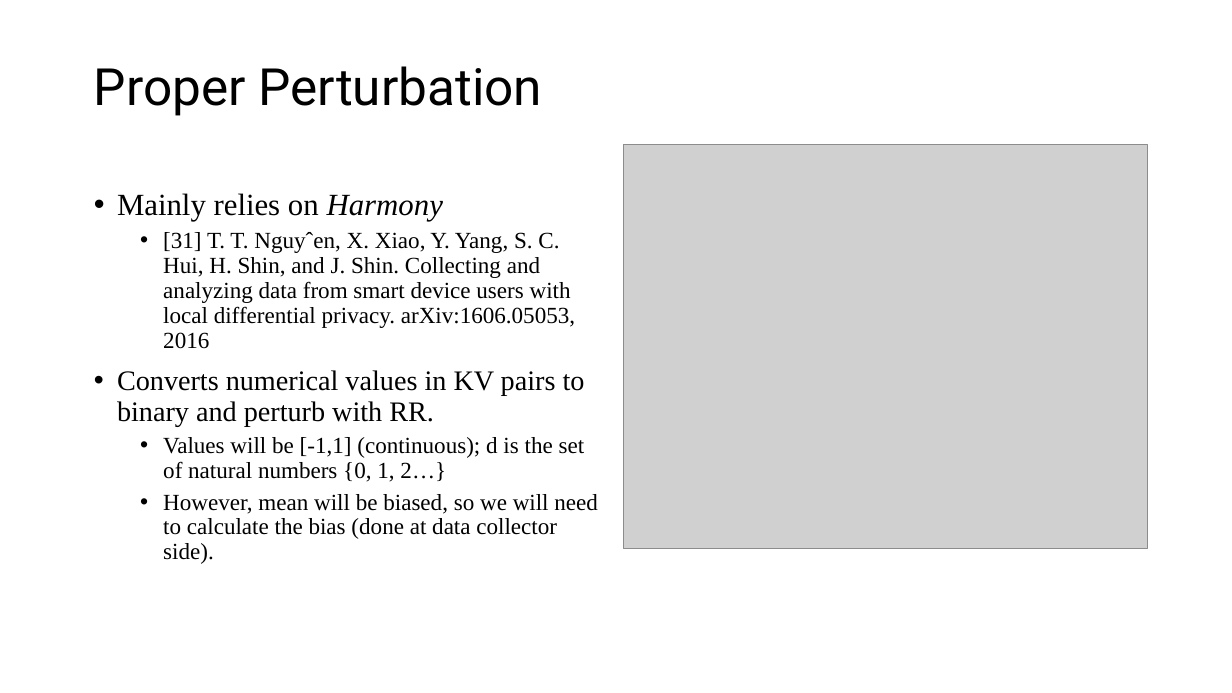
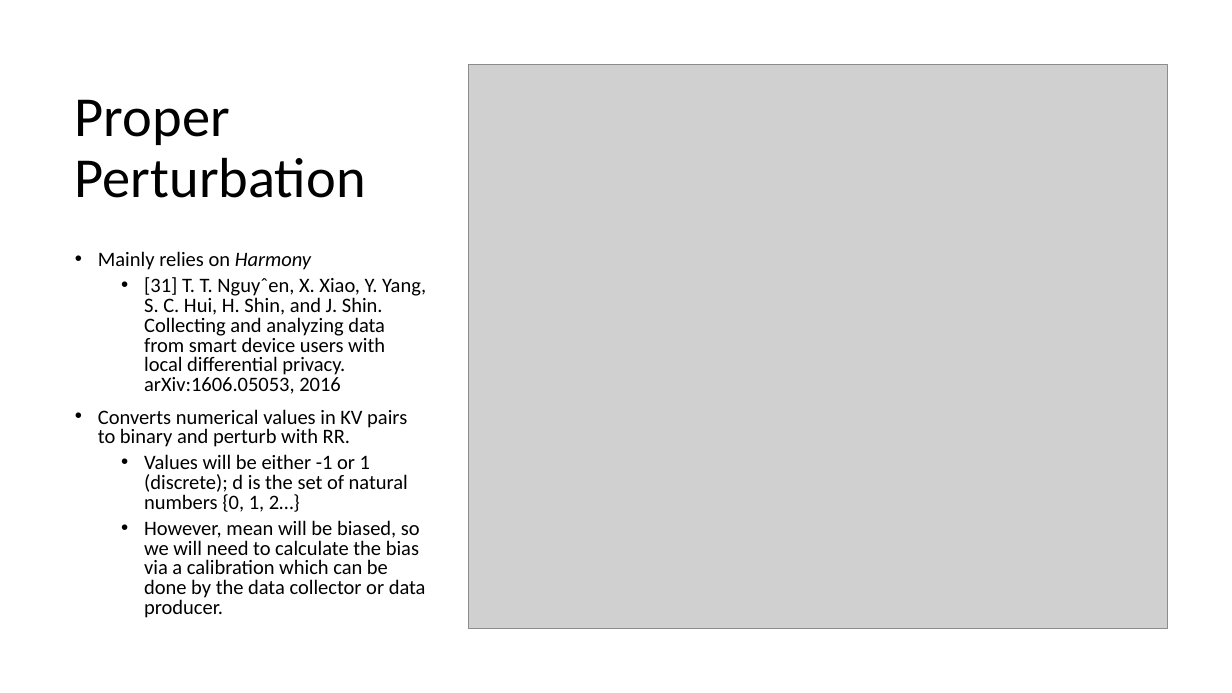
Before and after one commit to CodeFluent/Notes, a slide deck: slide 14 of CS-6223/hw/Grad_Project/Final Documents/PrivKV Differential Privacy for Key Value Structured Data.pptx. Drawn at 1232x693 pixels with LibreOffice and Linux fonts; fonts in the diff are those of the drawing; grey boxes stand for pictures. Boxes give left, top, right and bottom in pixels: in the first picture for what was removed or moved away, otherwise in the second. Text is boxed around its words. In the diff, an @@ line names an element or a change of style, - is before the commit and + after.

```diff
--- a/CS-6223/hw/Grad_Project/Final Documents/PrivKV Differential Privacy for Key Value Structured Data.pptx
+++ b/CS-6223/hw/Grad_Project/Final Documents/PrivKV Differential Privacy for Key Value Structured Data.pptx
@@ title "Proper Perturbation": place and size @@
-title "Proper Perturbation" at [94,66,542,116]
+title "Proper Perturbation" at [75,99,366,198]
@@ title "Proper Perturbation" at [75,99,366,198]: size 40 to 44 pt, font Roboto to Calibri @@
@@ picture: place and size @@
-picture at [624,145,1148,548]
+picture at [469,65,1167,628]
@@ text "Mainly relies on Harmony": place and size @@
-text "Mainly relies on Harmony" at [117,193,598,564]
+text "Mainly relies on Harmony" at [98,251,426,618]
@@ text at [98,251,426,447]: size 24 to 16 pt in "Mainly relies on Harmony"; font Times New Roman to Calibri in "Mainly relies on Harmony", "[31] T. T. Nguyˆen, X. Xiao, Y. ...", "Converts numerical values in KV pairs to ..."; size 18 to 16 pt in "[31] T. T. Nguyˆen, X. Xiao, Y. ..."; size 22 to 16 pt in "Converts numerical values in KV pairs to ..."; line spacing 0.9 to 0.8 @@
@@ text at [144,454,426,618]: text changed; size 18 to 16 pt; font Times New Roman to Calibri @@
-  • Values will be [-1,1] (continuous); d is the set of natural numbers {0, 1, 2…}
-  • However, mean will be biased, so we will need to calculate the bias (done at data collector side).
+  • Values will be either -1 or 1 (discrete); d is the set of natural numbers {0, 1, 2…}
+  • However, mean will be biased, so we will need to calculate the bias via a calibration which can be done by the data collector or data producer.
```
Also in this commit, not shown: 2 other slides changed, 1 slide added, 1 slide removed.
